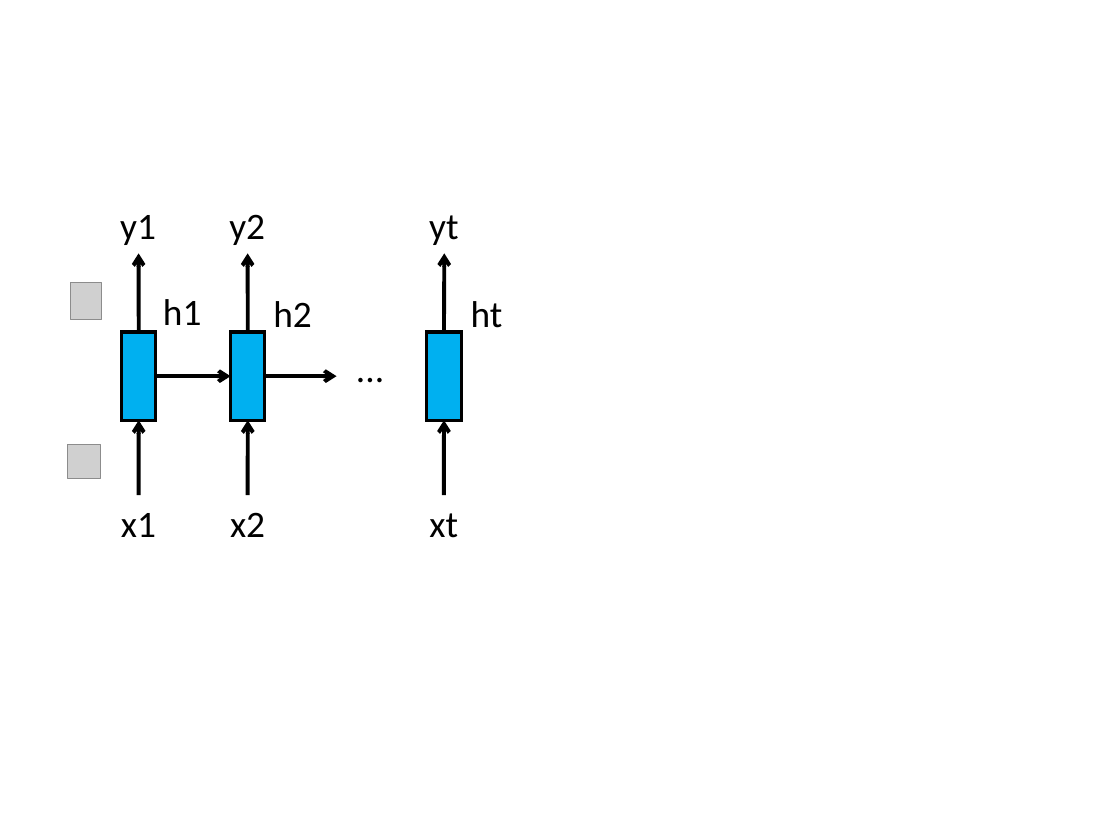
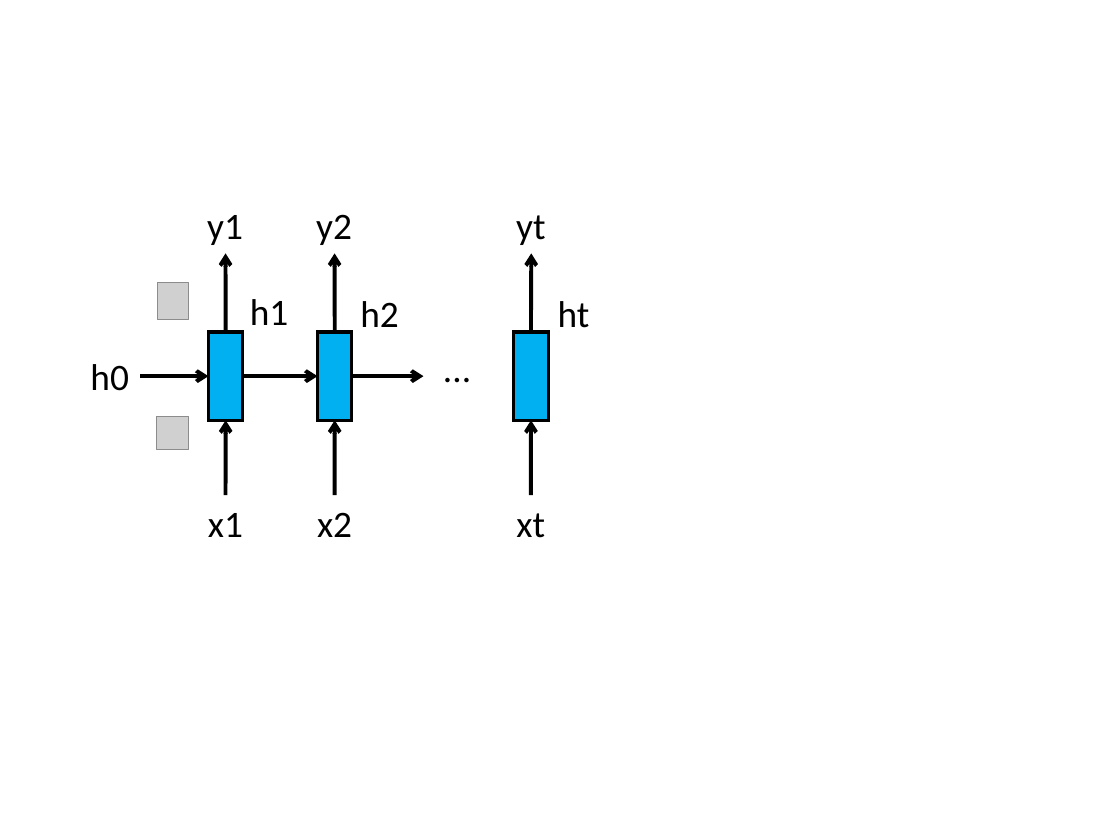
Before and after one commit to hshindo/Merlin.jl, a slide deck: slide 3 of docs/src/assets/figures.pptx. Drawn at 1120x840 pixels with LibreOffice and Linux fonts; fonts in the diff are those of the drawing; grey boxes stand for pictures. Boxes give left, top, right and bottom in pixels: in the first picture for what was removed or moved away, otherwise in the second. Text is boxed around its words. In the diff, an @@ line names an element or a change of style, - is before the commit and + after.

```diff
--- a/docs/src/assets/figures.pptx
+++ b/docs/src/assets/figures.pptx
@@ 4 texts: place and size @@
-4 texts at (163,214,503,537)
+4 texts at (250,214,590,537)
@@ text added at (90,364,128,391), 24 pt, text #000000 @@
+h0
@@ arrow added from (140, 376) to (208, 376), #000000 2.5 pt @@
@@ 8 arrows, 6 texts, 3 rectangles, 1 picture: place and size @@
-8 arrows, 6 texts, 3 rectangles, 1 picture at (71,215,461,538)
+8 arrows, 6 texts, 3 rectangles, 1 picture at (157,215,549,538)
@@ picture: place and size @@
-picture at (68,445,101,478)
+picture at (157,417,189,450)
```
Also in this commit, not shown: 2 other files.
